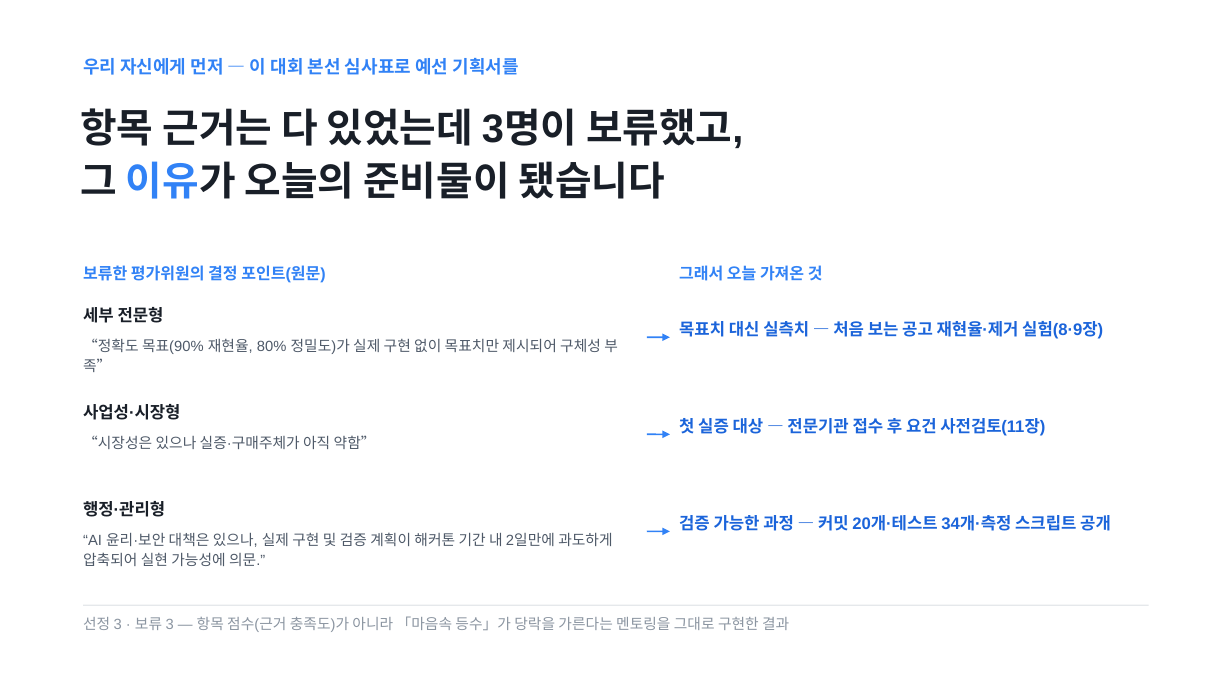
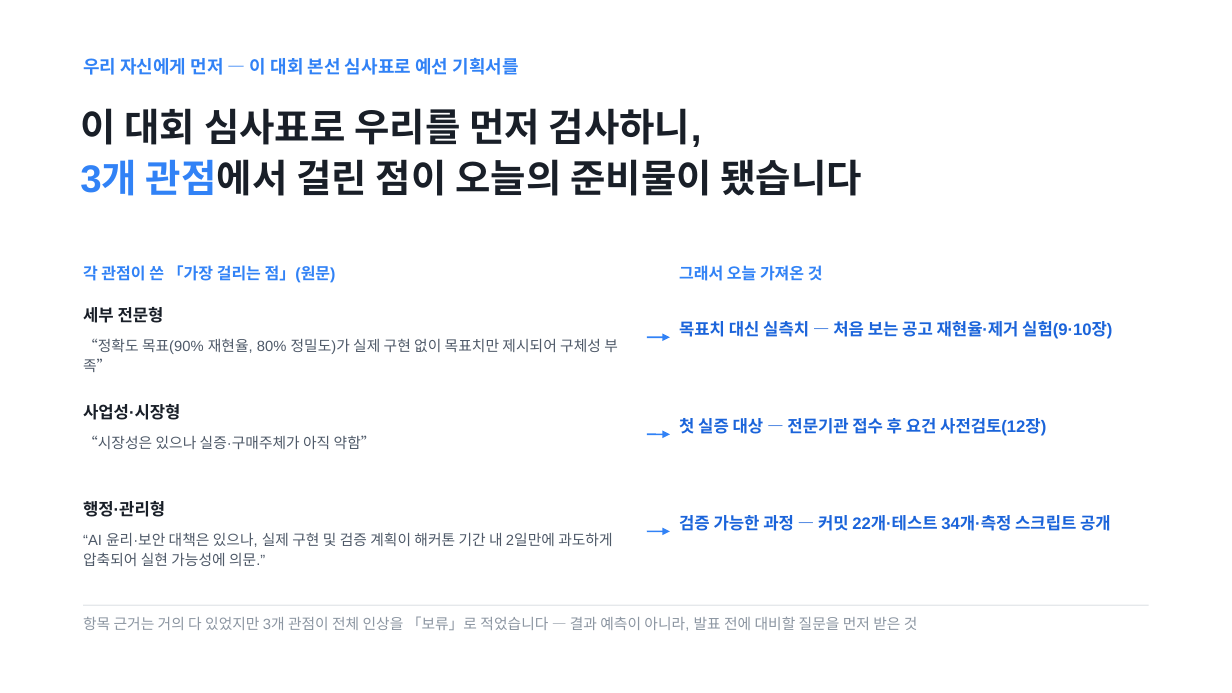
Before and after one commit to Ryugi62/rfp-to-fit, a slide deck: slide 11 of deliver/deck/RFP-to-Fit_루미아.pptx (slide 10 before the commit). Drawn at 1232x693 pixels with LibreOffice and Linux fonts; fonts in the diff are those of the drawing. Boxes give left, top, right and bottom in pixels: in the first picture for what was removed or moved away, otherwise in the second. Text is boxed around its words. In the diff, an @@ line names an element or a change of style, - is before the commit and + after.

```diff
--- a/deliver/deck/RFP-to-Fit_루미아.pptx
+++ b/deliver/deck/RFP-to-Fit_루미아.pptx
@@ text at (x1=80, y1=108, x2=863, y2=196): text changed; size 31 to 30 pt @@
-항목 근거는 다 있었는데 3명이 보류했고,
-그 이유가 오늘의 준비물이 됐습니다
+이 대회 심사표로 우리를 먼저 검사하니,
+3개 관점에서 걸린 점이 오늘의 준비물이 됐습니다
@@ text at (x1=83, y1=265, x2=336, y2=283): text changed @@
-보류한 평가위원의 결정 포인트(원문)
+각 관점이 쓴 「가장 걸리는 점」(원문)
@@ text at (x1=679, y1=321, x2=1112, y2=339): text changed @@
-목표치 대신 실측치 — 처음 보는 공고 재현율·제거 실험(8·9장)
+목표치 대신 실측치 — 처음 보는 공고 재현율·제거 실험(9·10장)
@@ text at (x1=679, y1=418, x2=1046, y2=436): text changed @@
-첫 실증 대상 — 전문기관 접수 후 요건 사전검토(11장)
+첫 실증 대상 — 전문기관 접수 후 요건 사전검토(12장)
@@ text at (x1=679, y1=515, x2=1111, y2=531): text changed @@
-검증 가능한 과정 — 커밋 20개·테스트 34개·측정 스크립트 공개
+검증 가능한 과정 — 커밋 22개·테스트 34개·측정 스크립트 공개
@@ text at (x1=83, y1=616, x2=918, y2=631): text changed @@
-선정 3 · 보류 3 — 항목 점수(근거 충족도)가 아니라 「마음속 등수」가 당락을 가른다는 멘토링을 그대로 구현한 결과
+항목 근거는 거의 다 있었지만 3개 관점이 전체 인상을 「보류」로 적었습니다 — 결과 예측이 아니라, 발표 전에 대비할 질문을 먼저 받은 것
```
Also in this commit, not shown: 8 other slides changed, 1 slide added, 15 other files.
